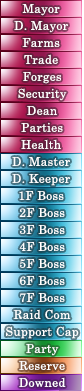
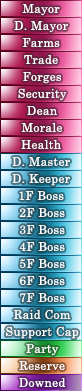
The second 84px x 391px image is a revision of the first. Changes to its layers:
renamed "Parties" to "Morale", painted on it over [21, 122, 63, 132]
